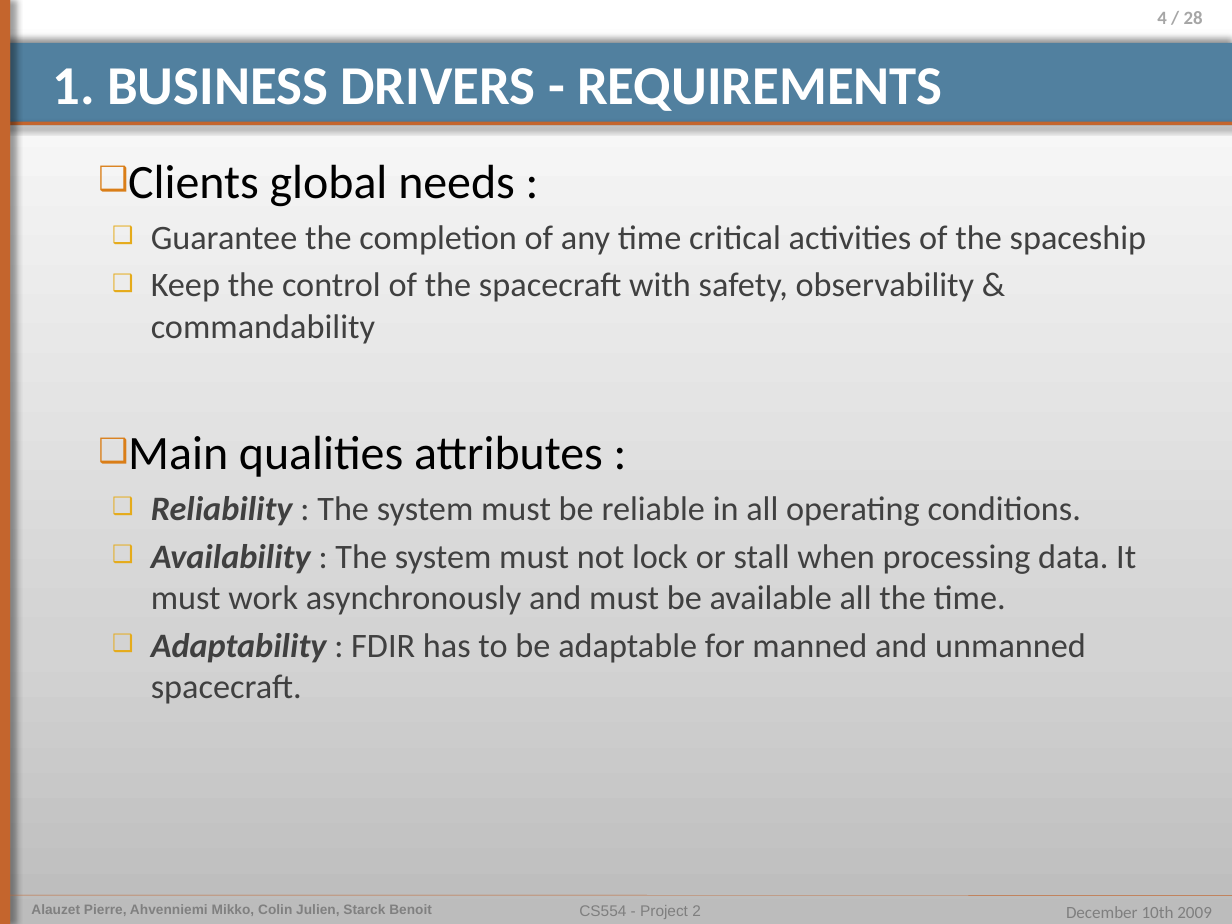
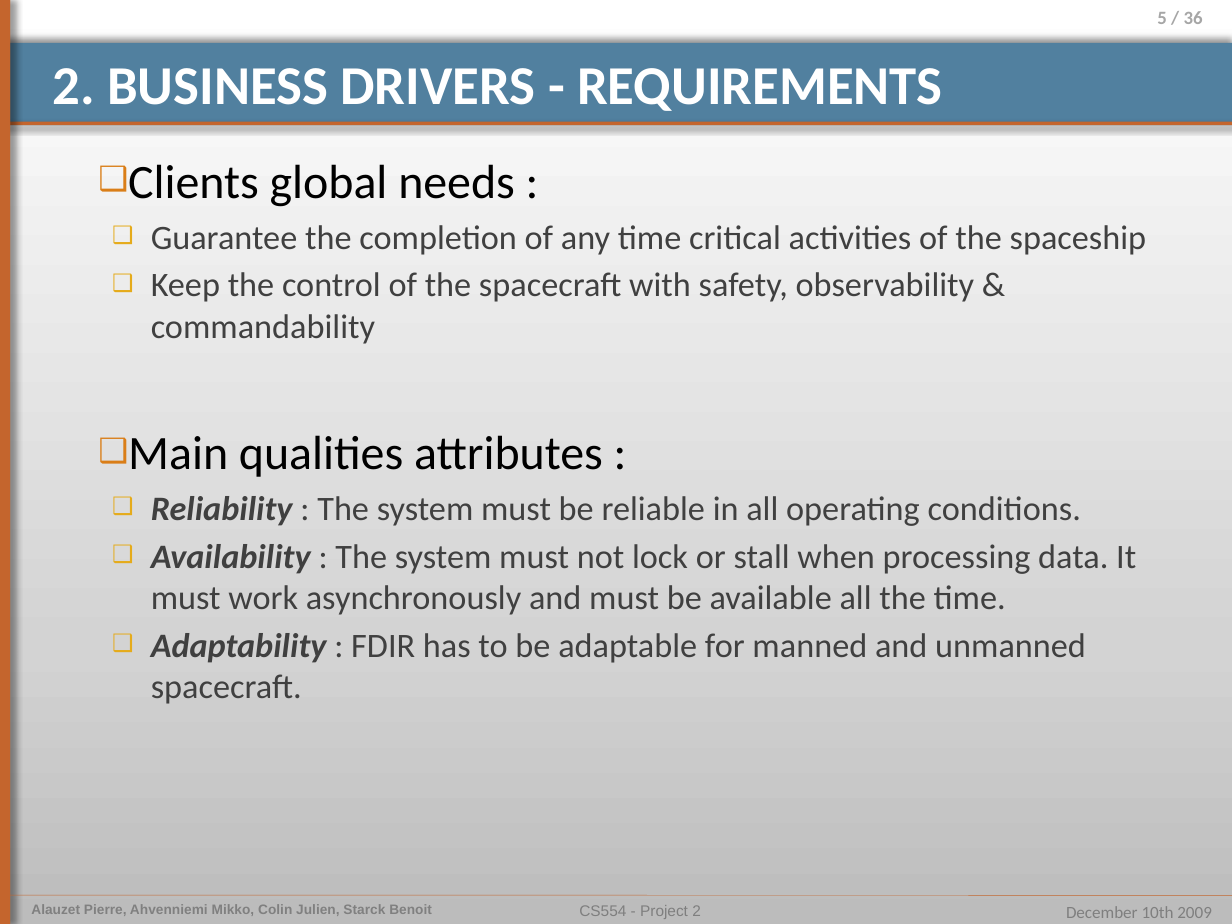
Before and after one commit to pierrealauzet/euroteam, a slide deck: slide 5 of Project 2/PartFinal/CS554_EuroTeam_Project2_Final_pierre.pptx (slide 4 before the commit). Drawn at 1232x924 pixels with LibreOffice and Linux fonts; fonts in the diff are those of the drawing. Boxes give left, top, right and bottom in pixels: in the first picture for what was removed or moved away, otherwise in the second. Text is boxed around its words. In the diff, an @@ line names an element or a change of style, - is before the commit and + after.

```diff
--- a/Project 2/PartFinal/CS554_EuroTeam_Project2_Final_pierre.pptx
+++ b/Project 2/PartFinal/CS554_EuroTeam_Project2_Final_pierre.pptx
@@ page number at (1157, 11, 1203, 24): text changed @@
-4 / 28
+5 / 36
@@ title at (53, 68, 942, 111): text changed @@
-1. BUSINESS DRIVERS - REQUIREMENTS
+2. BUSINESS DRIVERS - REQUIREMENTS
```
Also in this commit, not shown: 23 other slides changed, 9 slides added, 2 slides removed.
